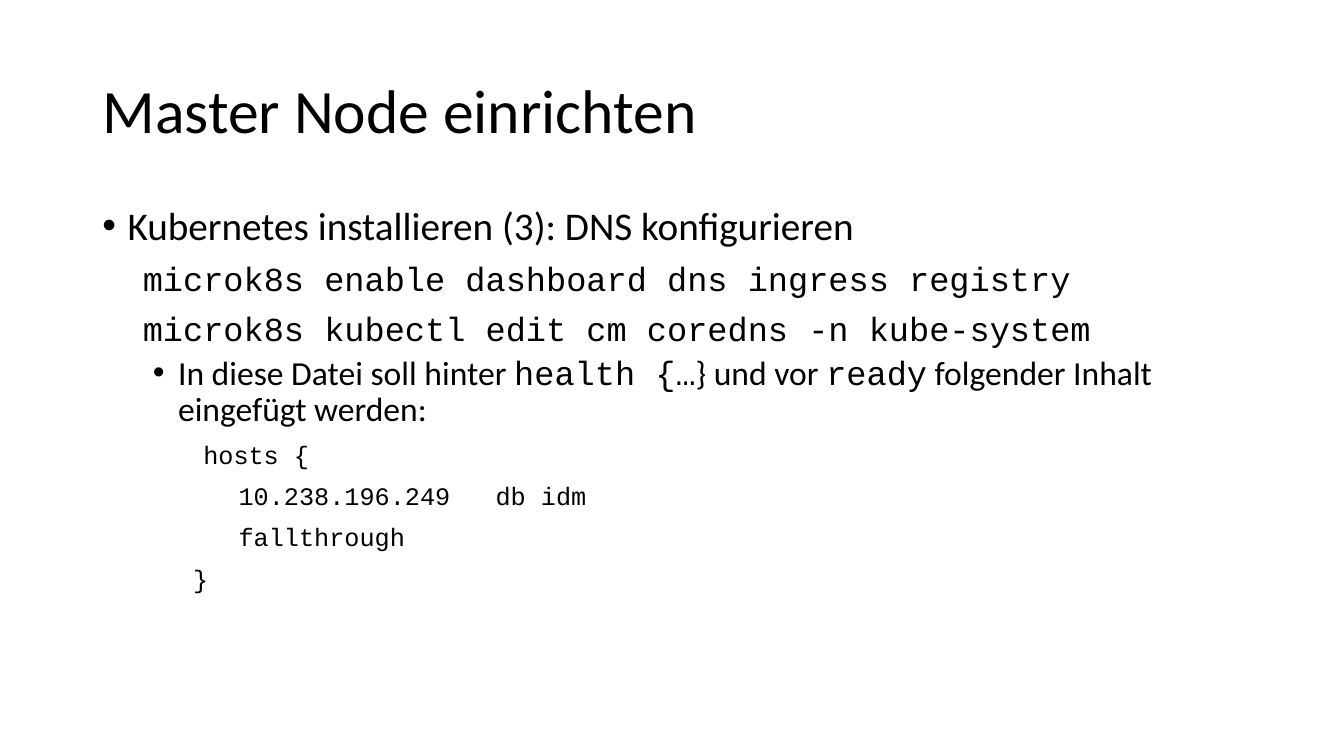
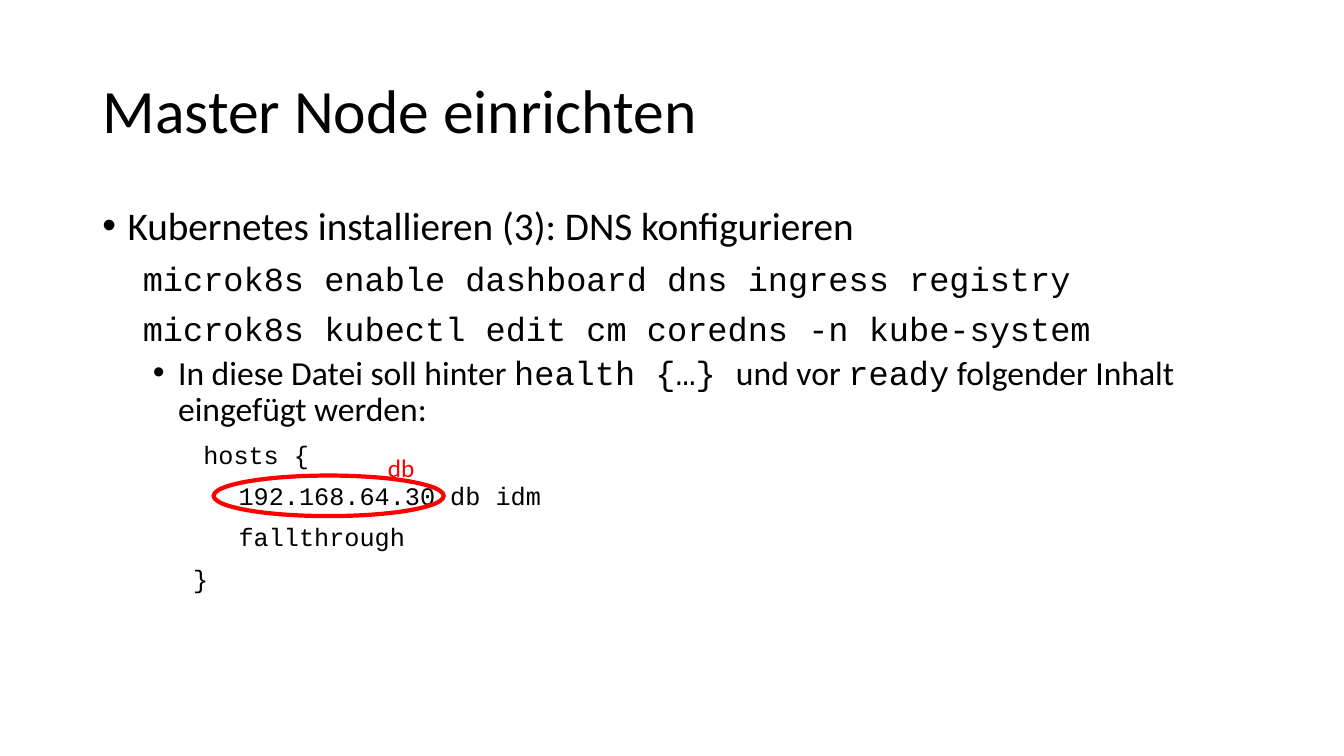
Before and after one commit to igeldo/PR4-SoSe23, a slide deck: slide 14 of sample/kubernetes/Bring your own device - Teil 1.pptx. Drawn at 1344x756 pixels with LibreOffice and Linux fonts; fonts in the diff are those of the drawing. Boxes give left, top, right and bottom in pixels: in the first picture for what was removed or moved away, otherwise in the second. Text is boxed around its words. In the diff, an @@ line names an element or a change of style, - is before the commit and + after.

```diff
--- a/sample/kubernetes/Bring your own device - Teil 1.pptx
+++ b/sample/kubernetes/Bring your own device - Teil 1.pptx
@@ text at (x1=178, y1=360, x2=1174, y2=427): font Calibri to Courier New in "{…}" @@
@@ ellipse added at (x1=214, y1=476, x2=444, y2=516), outline #FF0000 3 pt @@
@@ text added at (x1=388, y1=459, x2=414, y2=483), 18 pt, text #FF0000 @@
+db
@@ text at (x1=239, y1=487, x2=541, y2=514): text changed @@
-10.238.196.249 db idm
+192.168.64.30 db idm
```
Also in this commit, not shown: 7 other slides changed, 1 other file.
